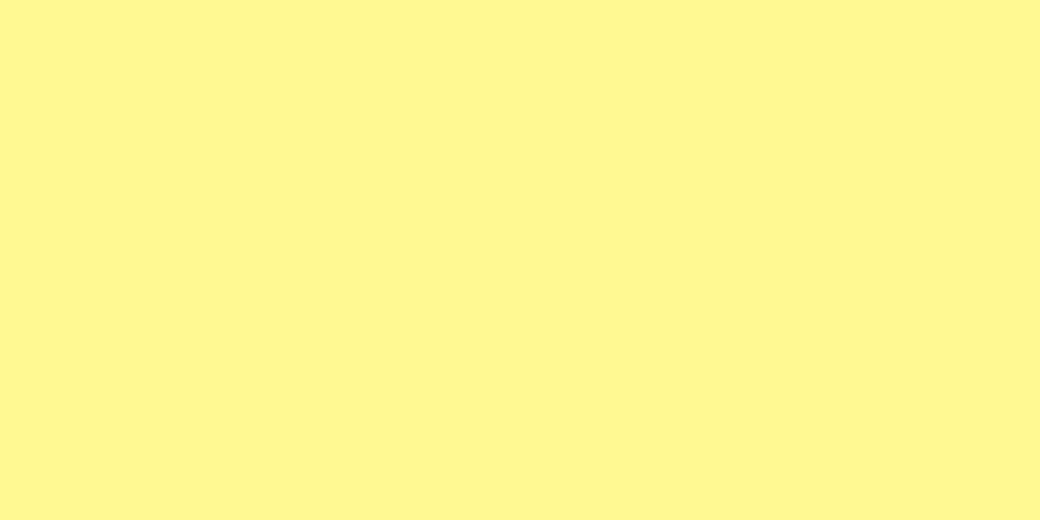
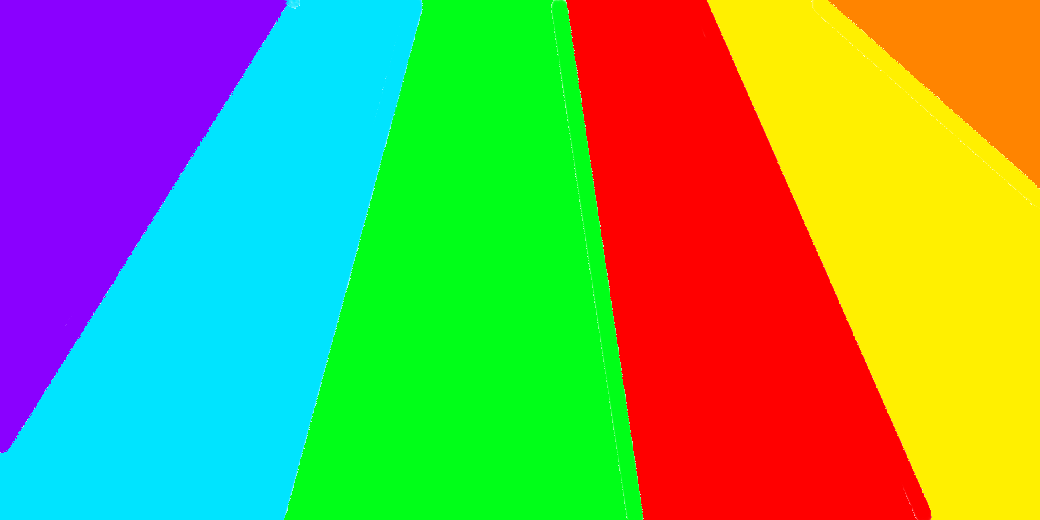
Layered file, before and after one edit (1040x520). Changes by layer:
removed layer "Layer 3" over [0, 0, 1040, 520]
painted on "Layer 2" over [0, 0, 1040, 520]
painted on "Layer 1" over [0, 0, 1040, 520]
